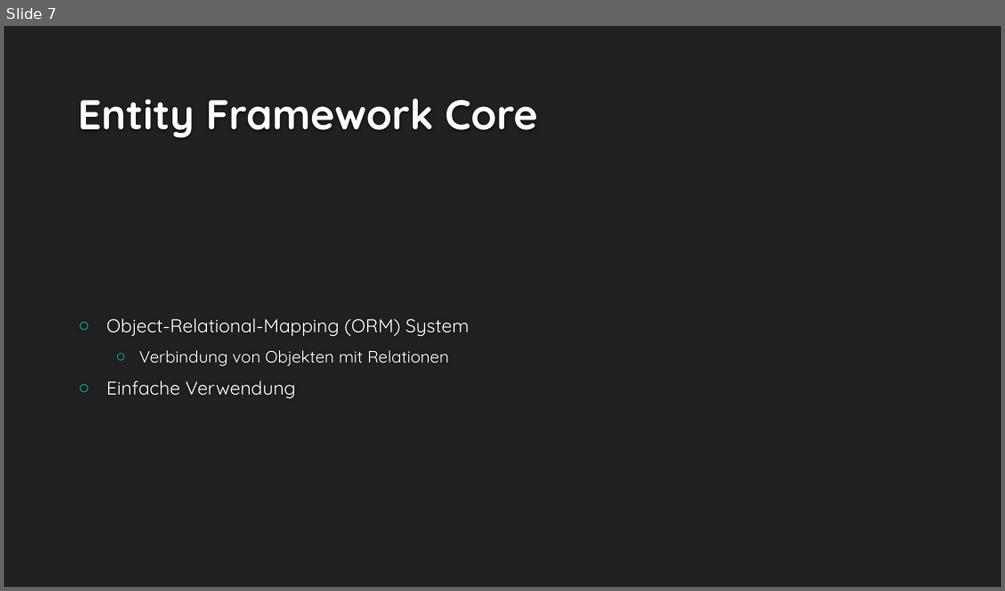
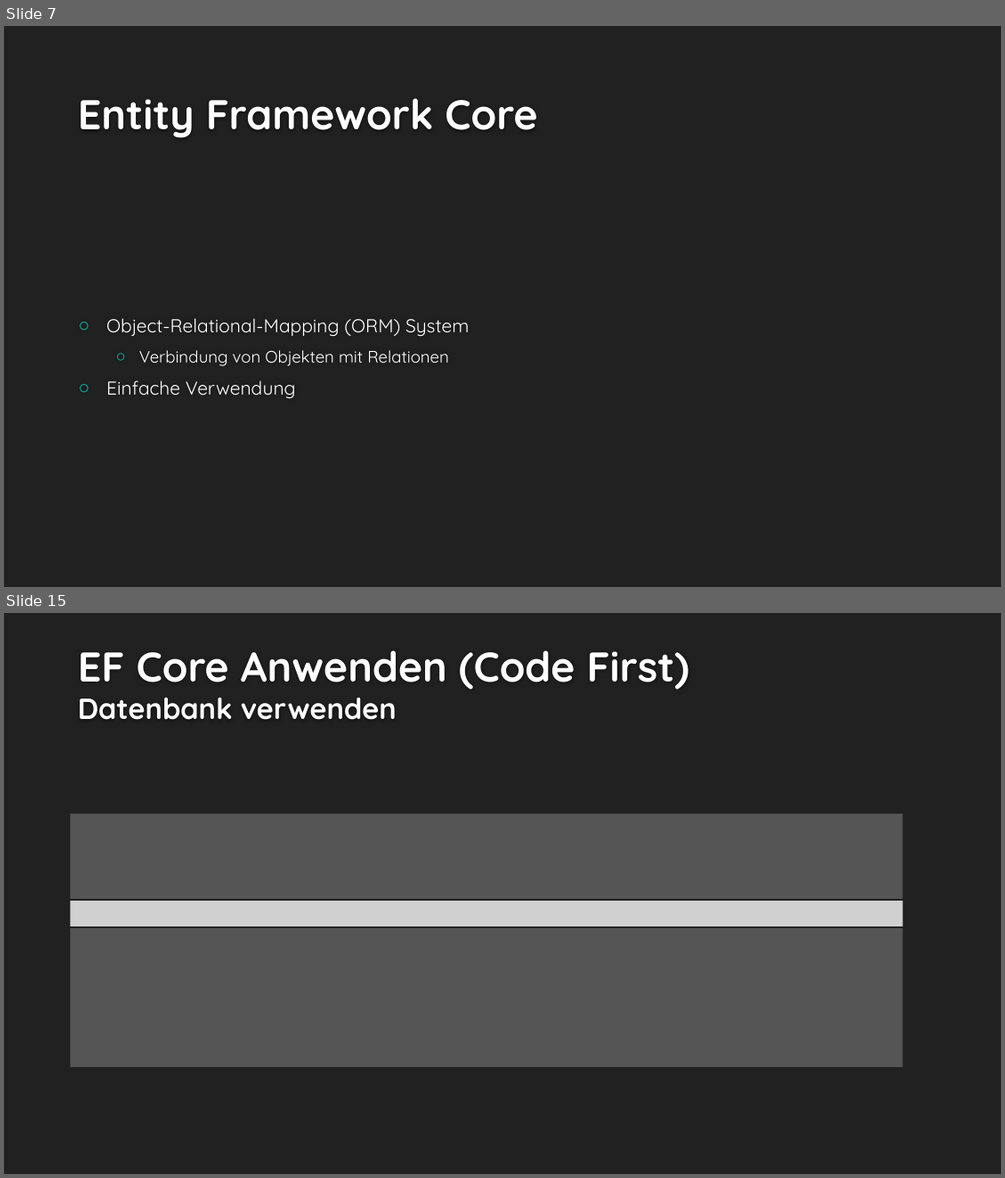
Before and after one commit to MarioCake/AS_Abgaben, a slide deck: Projekt/Präsentation/Cookie Clicker.pptx. Shown one above the other, each under a label of ours: slide 7 before the commit, slides 7 and 15 after it; the slides between them are not shown. The pictures are 1005x591 and 1005x1178 pixels, drawn with LibreOffice and Linux fonts; fonts in the diff are those of the drawing; grey boxes stand for pictures; background and template pictures are left out. Boxes give left, top, right and bottom in pixels: in the first picture for what was removed or moved away, otherwise in the second. Text is boxed around its words. In the diff, an @@ line names an element or a change of style, - is before the commit and + after.

```diff
--- a/Projekt/Präsentation/Cookie Clicker.pptx
+++ b/Projekt/Präsentation/Cookie Clicker.pptx
@@ slide 15 added at <box>4,613,1001,1174</box>, background #212121 @@
@@ title added at <box>78,650,690,720</box>, 40 pt, text #FEFEFE, bold @@
+EF Core Anwenden (Code First)
+Datenbank verwenden
@@ rectangle added at <box>49,797,949,900</box>, fill #212121 at 70% opacity, outline #212121 1.25 pt @@
@@ picture added at <box>71,813,904,1068</box> @@
@@ rectangle added at <box>61,927,961,1067</box>, fill #212121 at 70% opacity, outline #212121 1.25 pt @@
```
Also in this commit, not shown: 5 slides changed, 11 other slides added.
